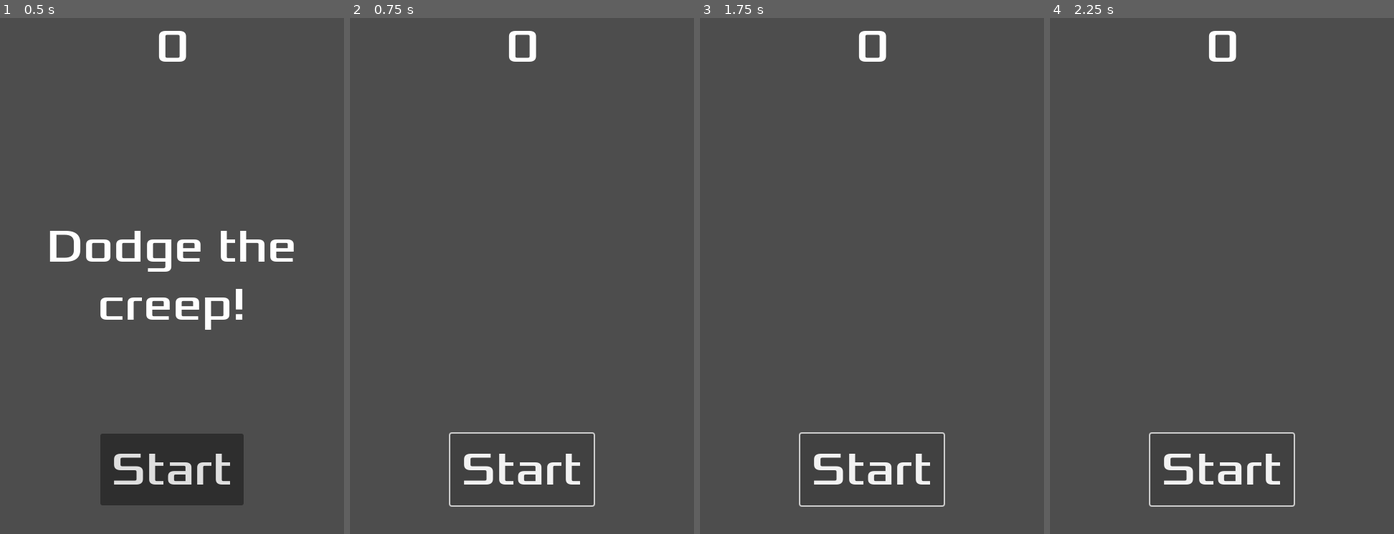
Above: before the commit, frames 1-4 (left to right).
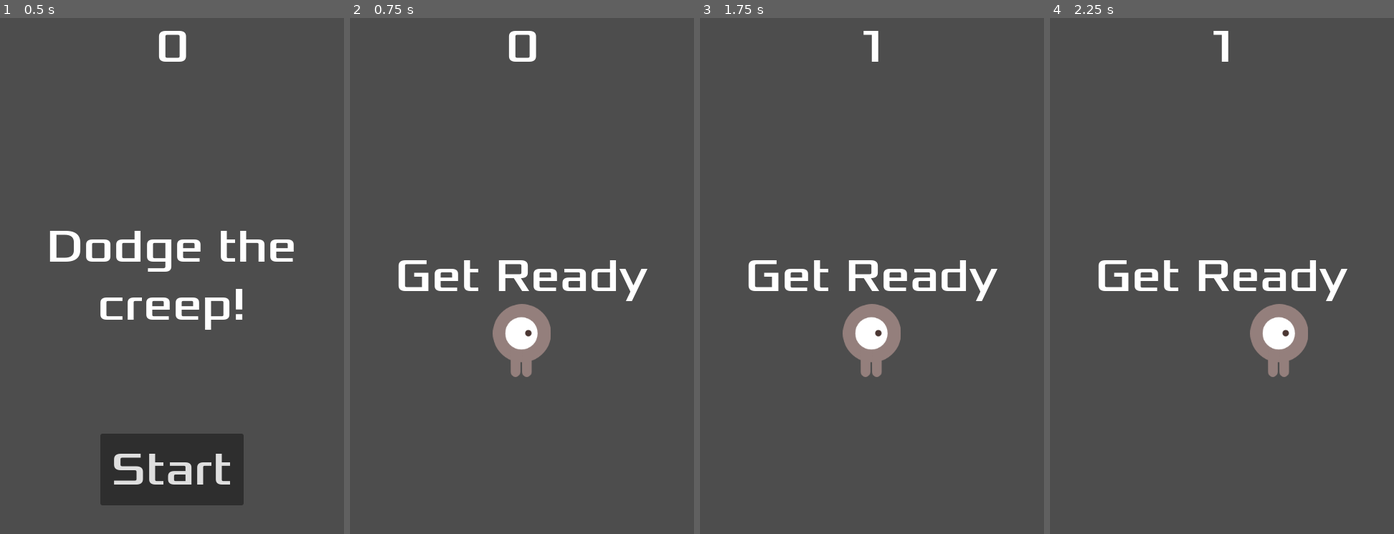
Above: after the commit, the same moments.

Repository: alvessteve/dodge_creeps
Game: Godot game, scene res://main.tscn
Two runs of this game, one before a commit and one after it. Both use one fixed random seed, a clock stepped at 60 frames per second and the inputs below.
Inputs (mouse positions are in pixels of both pictures, inside the frame that each line leads up to):
- Up to frame 1 (0.5 s): no input
- Up to frame 2 (0.75 s): click "Start" at 0.5 s
- Up to frame 3 (1.75 s): click (872, 472) at 1.25 s, where only the run before the commit has a clickable "Start"
- Up to frame 4 (2.25 s): tap Enter at 2 s; hold D (move_right) from 2.03 s (still down)

Frame 1 is identical in both runs. In frame 2, 4.6% of the frame differs, in the area x 13-87%, y 46-95%; in frame 3, 5.0%, in the area x 13-87%, y 2-95%; in frame 4, 5.0%.

Commit message:
fix: fixing start bug

Diff:
--- a/Main.gd
+++ b/Main.gd
@@ -2,7 +2,6 @@
 
 @export var mob_scene: PackedScene
 var score
-
 
 func game_over():
 	$ScoreTimer.stop()
@@ -12,6 +11,7 @@
 func new_game():
 	score = 0
 	$Player.start($StartPosition.position)
+	$ScoreTimer.start()
 	$StartTimer.start()
 	$HUD.update_score(score)
 	$HUD.show_message("Get Ready")
--- a/hud.gd
+++ b/hud.gd
@@ -23,9 +23,10 @@
 
 
 func _on_message_timer_timeout():
-	$StartButton.hide()
-	start_game.emit()
+	$Message.hide()
 
 
 func _on_start_button_pressed():
+	$StartButton.hide()
 	$Message.hide()
+	emit_signal("start_game")
